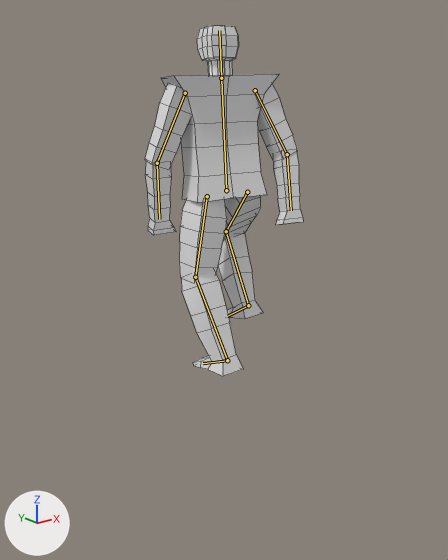
The Blender file Godot/Blender/Shambler/shambler.blend, before and after one commit.
Both versions are drawn from a 50 mm lens placed at (-3.4, -4.05, 2.47), pointed at (0.05, 0.25, 0.75). The lights are fixed; the arrows at lower left show +X, +Y and +Z. Both versions are drawn at frame 0 of the action 'walk_loop'; the numbers are the values there. The bones that bend it are drawn over the model as lines. Mesh edges are drawn as thin lines.
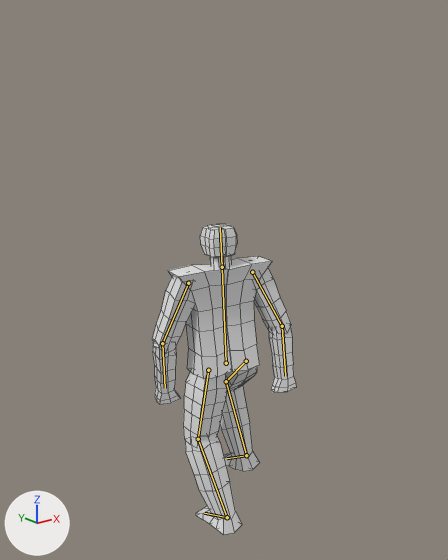
Pixel boxes [x1, y1, x2, y2] of what changed, in the pictures (448 x 560 px):
'Cube', posed (9% narrower, 11% shorter)
    before: [145, 26, 303, 376]
    after: [152, 224, 296, 535]

The change, as a diff of the scene's bpy script:
```diff
--- a/Godot/Blender/Shambler/shambler.blend.py
+++ b/Godot/Blender/Shambler/shambler.blend.py
@@ bone_rig_object @@
 bone_rig_object = bpy.data.objects['Armature']  # the whole rig 'Armature'
-bone_rig_object.location = (0.0, 0.0, 1.641)
+bone_rig_object.location = (0.0, 0.0, 0.0)
```
